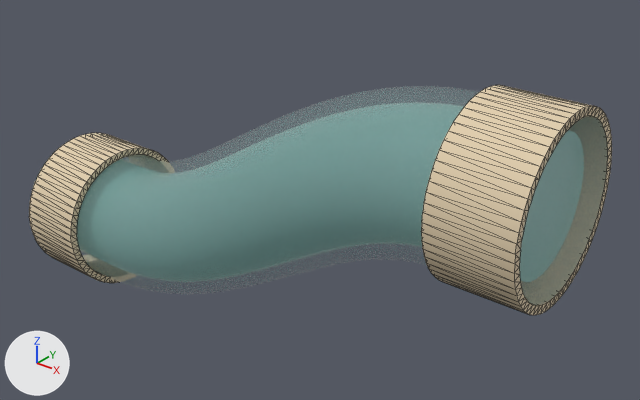
An edit to the glTF model assets/kit/labkit/Pit_Tube_Step.glb, drawn before and after from the same camera.
Rendered twice from a 50 mm camera at (2.44, -2.14, 2.07) aimed at (0.64, 0.12, 0.67). The axes (+X, +Y, +Z) are drawn at lower left. The lights are the same throughout. The first picture is the older version. Mesh edges are drawn as thin lines on the coarser meshes. Where no turn or scale is listed for an object, it has been applied to the vertices. Vertices at exactly the same position are counted once.

In view in the first picture: 'Pit_Tube_Step', 'Pit_Tube_Step_Sleeves'.
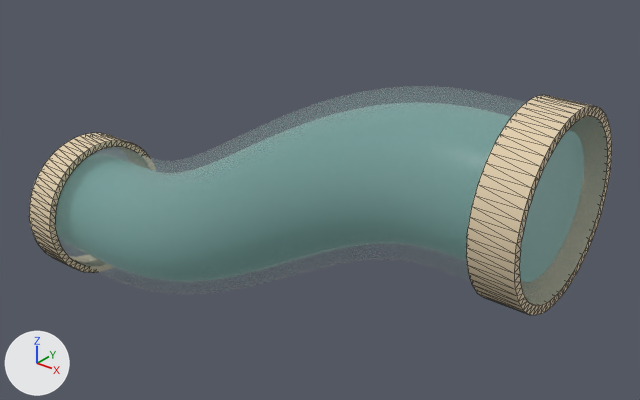
Where the change shows, as pixel boxes [x1, y1, x2, y2] in the pictures (640 x 400 px; the box of a moved part takes in the faces that stretch with it):
'Pit_Tube_Step_Sleeves', reshaped: before [29, 85, 612, 315]; after [29, 95, 612, 315]
part 1 of me_pit_tube_step_sleeves, moved or reshaped: before [29, 133, 168, 283]; after [29, 133, 149, 273]
part 2 of me_pit_tube_step_sleeves, moved or reshaped: before [421, 85, 608, 301]; after [466, 95, 608, 301]

The change, as a list of edits to the scene's bpy script:
```text
Change me_pit_tube_step_sleeves:
    where me_pit_tube_step_sleeves.from_pydata(...)  # 512 vertices, 1024 faces; spans x -0.6..1.6, y -0.3..0.3, z 0.05..1.27
    used by ob_pit_tube_step_sleeves; location = (0.0, 0.0, 0.0)
    me_pit_tube_step_sleeves part 1: all 128 vertices in x -0.32, y -0.3..0.3, z 0.05..0.65 are moved by (-0.14, 0.0, 0.0)
    me_pit_tube_step_sleeves part 2: all 128 vertices in x 1.32, y -0.3..0.3, z 0.67..1.27 are moved by (0.14, 0.0, 0.0)
```
